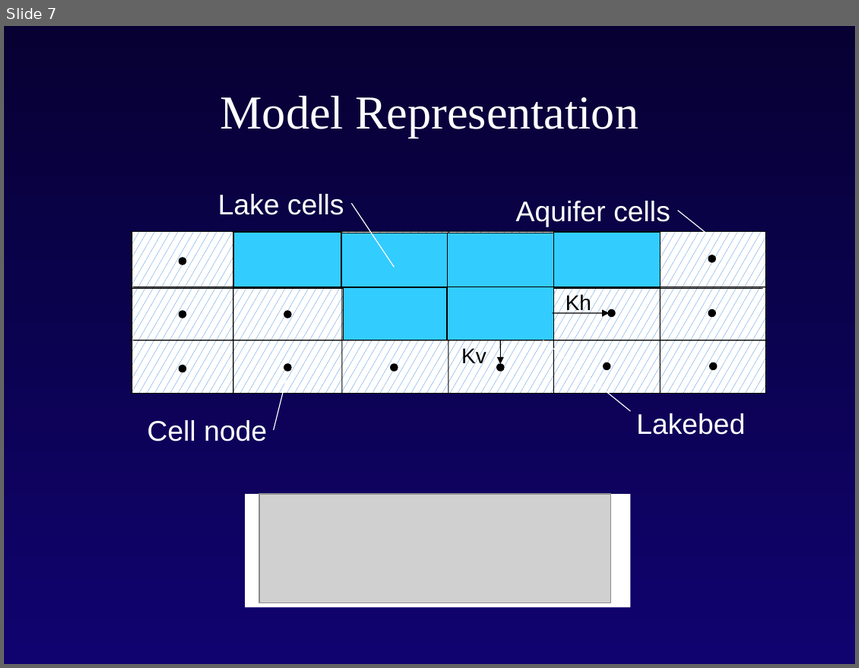
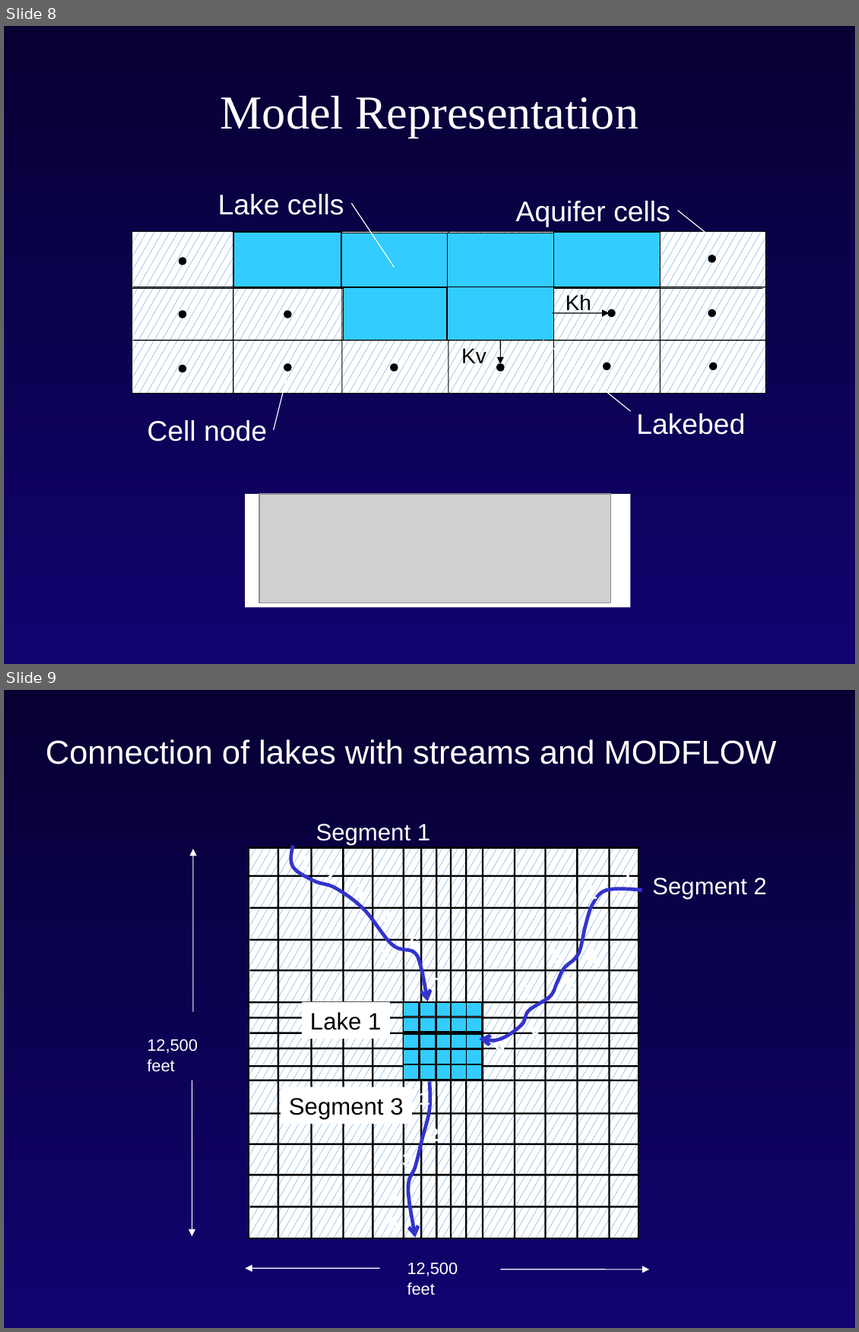
Before and after one commit to rniswon/gsflowID2447_classrepo, a slide deck: presentations/Niswonger/Intro_modflow_E.pptx. Shown one above the other, each under a label of ours: slide 7 before the commit, slides 8 and 9 after it. The pictures are 859x668 and 859x1332 pixels, drawn with LibreOffice and Linux fonts; fonts in the diff are those of the drawing; grey boxes stand for pictures; background and template pictures are left out. Boxes give left, top, right and bottom in pixels: in the first picture for what was removed or moved away, otherwise in the second. Text is boxed around its words. In the diff, an @@ line names an element or a change of style, - is before the commit and + after.

```diff
--- a/presentations/Niswonger/Intro_modflow_E.pptx
+++ b/presentations/Niswonger/Intro_modflow_E.pptx
@@ slide 9 added at box(4, 690, 855, 1328), background gradient #070133 to #10036F @@
@@ title added at box(46, 739, 777, 764), 28 pt, text #FFFFFF @@
+Connection of lakes with streams and MODFLOW
@@ text added at box(652, 878, 767, 900), 20 pt, text #FFFFFF @@
+Segment 2
@@ text added at box(310, 1012, 381, 1030), 20 pt, text #000000 @@
+Lake 1
@@ text added at box(289, 1098, 403, 1119), 20 pt, text #000000 @@
+Segment 3
@@ group added at box(147, 824, 649, 1296): 28 lines, 26 rectangles, 24 texts, 4 arrows, 3 freeform shapes @@
+12,500 feet
+12,500 feet
+Segment 1
+1
+5
+6
+7
+2
+3
+4
+1
+2
+3
+4
+5
+6
+8
+7
+9
+1
+2
+3
+4
+5
@@ what was slide 7 is now slide 8 @@
```
Also in this commit, not shown: 1 slide changed, 5 other slides added, 2 slides removed.
